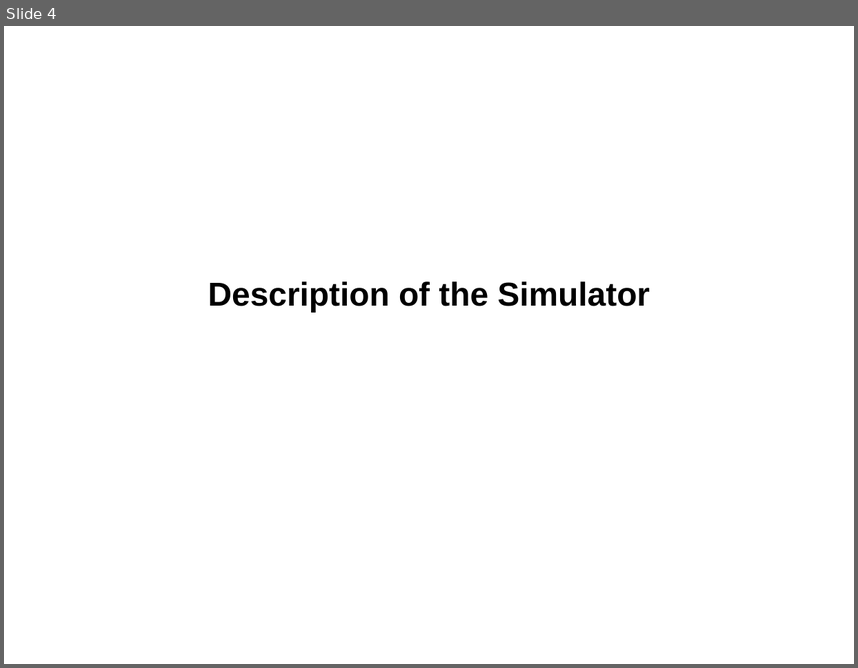
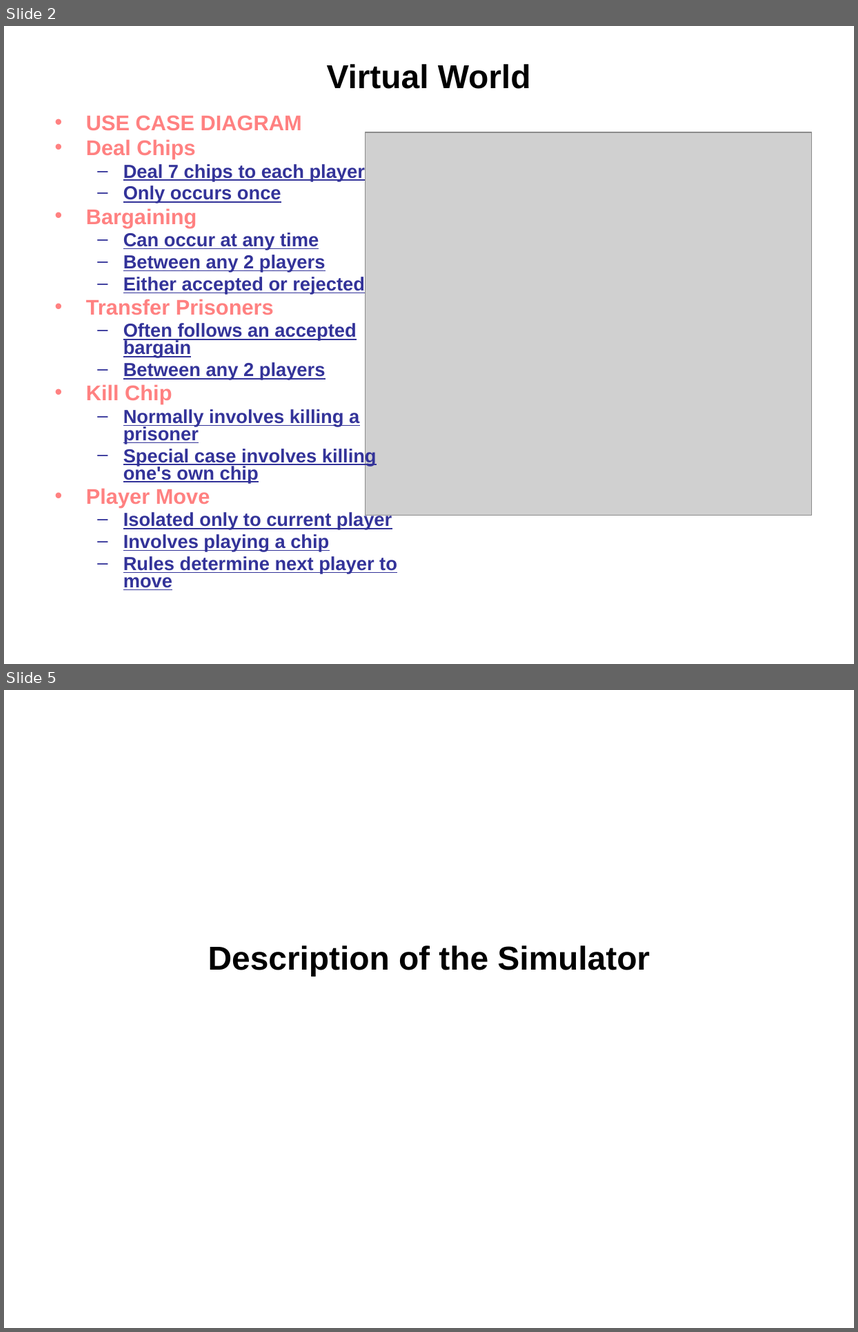
Before and after one commit to Steve132/solongsucker, a slide deck: doc/Presentation.ppt. Shown one above the other, each under a label of ours: slide 4 before the commit, slides 2 and 5 after it; the slides between them are not shown. The pictures are 858x668 and 858x1332 pixels, drawn with LibreOffice and Linux fonts; fonts in the diff are those of the drawing; grey boxes stand for pictures. Boxes give left, top, right and bottom in pixels: in the first picture for what was removed or moved away, otherwise in the second. Text is boxed around its words. In the diff, an @@ line names an element or a change of style, - is before the commit and + after.

```diff
--- a/doc/Presentation.ppt
+++ b/doc/Presentation.ppt
@@ slide 2 added at [4,26,854,664], background #FFFFFF @@
@@ title added at [327,64,531,89], 28 pt, text #000000, bold @@
+Virtual World
@@ text added at [86,115,397,590], 16 pt, text #333399, bold, underline @@
+• USE CASE DIAGRAM
+• Deal Chips
+  – Deal 7 chips to each player
+  – Only occurs once
+• Bargaining
+  – Can occur at any time
+  – Between any 2 players
+  – Either accepted or rejected
+• Transfer Prisoners
+  – Often follows an accepted bargain
+  – Between any 2 players
+• Kill Chip
+  – Normally involves killing a prisoner
+  – Special case involves killing one's own chip
+• Player Move
+  – Isolated only to current player
+  – Involves playing a chip
+  – Rules determine next player to move
@@ picture added at [366,132,811,515] @@
@@ what was slide 4 is now slide 5 @@
```
Also in this commit, not shown: 3 slides changed, 1 other slide added, 1 slide removed, 2 other files.
